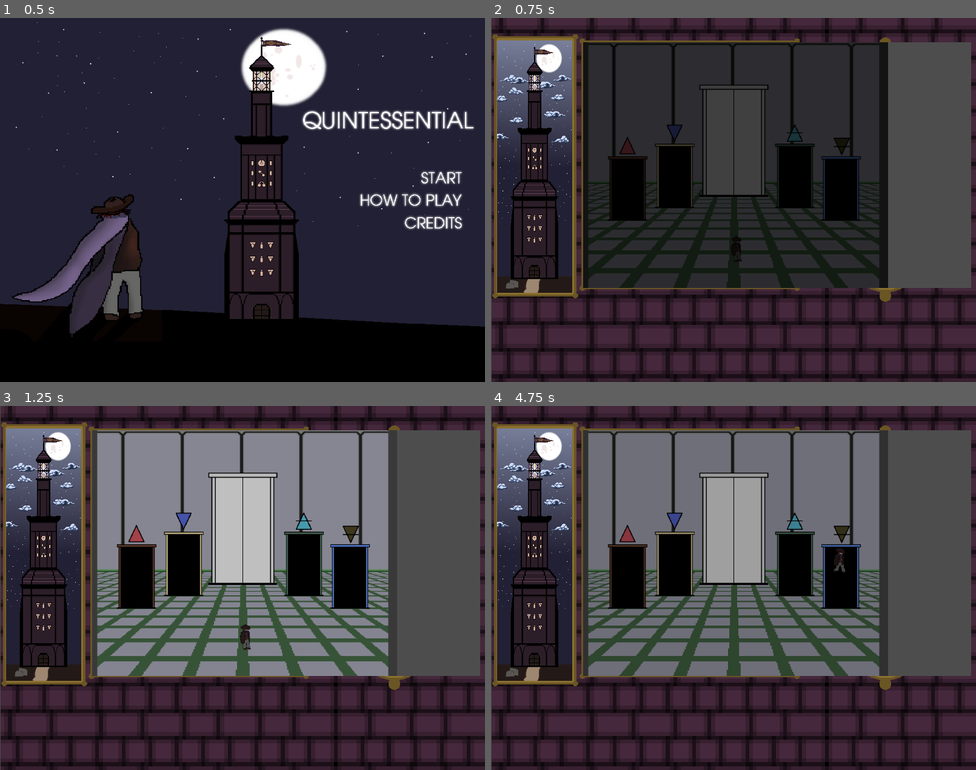
Above: before the commit, frames 1-4 (two rows, left to right).
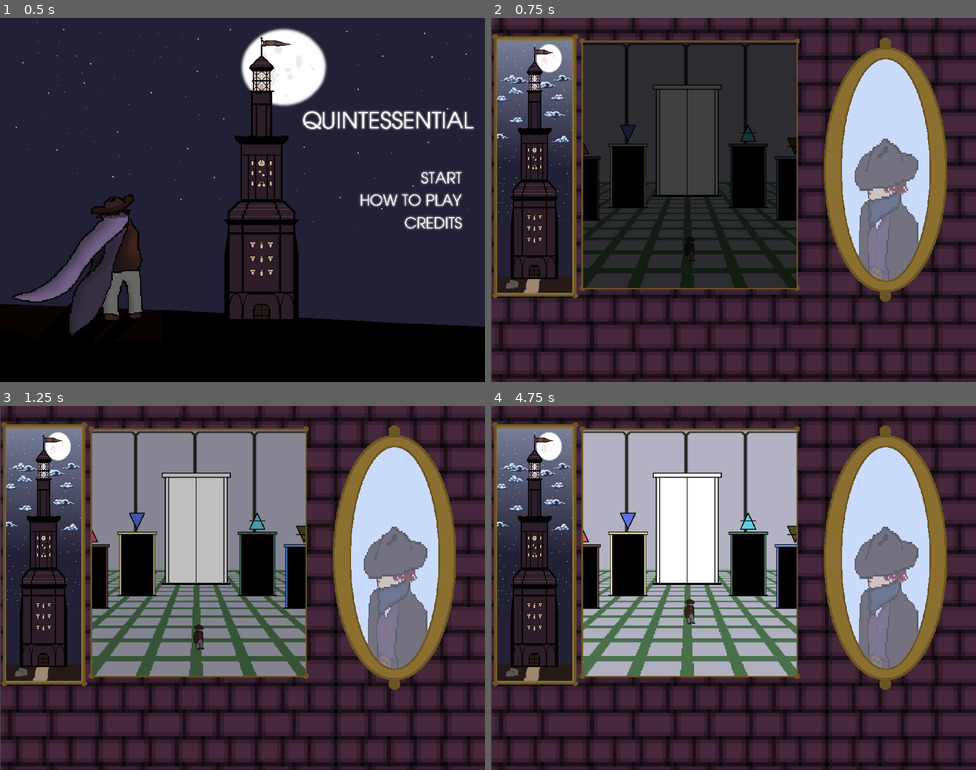
Above: after the commit, the same moments.

Repository: mccajd/Quintessential
Game: Godot game, scene res://Scenes/main_menu.tscn
The game is run twice, just before and just after one commit, with the same random seed, the same clock (stepped at 60 frames per second) and the same inputs.
Inputs (mouse positions are in pixels of both pictures, inside the frame that each line leads up to):
- Up to frame 1 (0.5 s): no input
- Up to frame 2 (0.75 s): click (932, 178) at 0.5 s
- Up to frame 3 (1.25 s): no input
- Up to frame 4 (4.75 s): move the mouse to (840, 569) at 1.27 s; press the mouse at (840, 569) at 1.28 s; move the mouse to (636, 606) at 2.02 s; release the mouse at (636, 606) at 2.03 s; click (636, 606) at 2.1 s; move the mouse to (782, 507) at 2.77 s; press the mouse at (782, 507) at 2.78 s; move the mouse to (709, 660) at 3.52 s; release the mouse at (709, 660) at 3.53 s; click (709, 660) at 3.6 s; move the mouse to (879, 642) at 4.27 s; press the mouse at (879, 642) at 4.28 s

Frame 1 is identical in both runs. In frame 2, 31% of the frame differs, in the area x 19-99%, y 6-75%; in frame 3, 36%; in frame 4, 51%.

Commit message:
Fix grey box issue

Diff:
--- a/Scripts/level_config.gd
+++ b/Scripts/level_config.gd
@@ -132,7 +132,7 @@
 	var rtn = LevelConfigValue.new()
 
 	rtn.camera_limit_left = 60
-	rtn.camera_limit_right = 1060
+	rtn.camera_limit_right = 800
 	rtn.camera_limit_top = -240
 	rtn.camera_limit_bottom = -240
 
--- a/Scripts/room_manager.gd
+++ b/Scripts/room_manager.gd
@@ -19,7 +19,6 @@
 			child.room_changed.connect(_change_room)
 		if child.level_name == "hub":
 			child.available_areas = hub_available_areas
-	viewport.size.x = 1024
 
 
 func _change_room(room: String):
@@ -53,9 +52,6 @@
 
 	if room == "hub":
 		instance.available_areas = hub_available_areas
-		viewport.size.x = 1000
-	else:
-		viewport.size.x = 562
 
 	for child in viewport.get_children():
 		child.queue_free()
Not shown: 1 places in Levels/beacon_puzzle_main.tscn that only renumber resources
